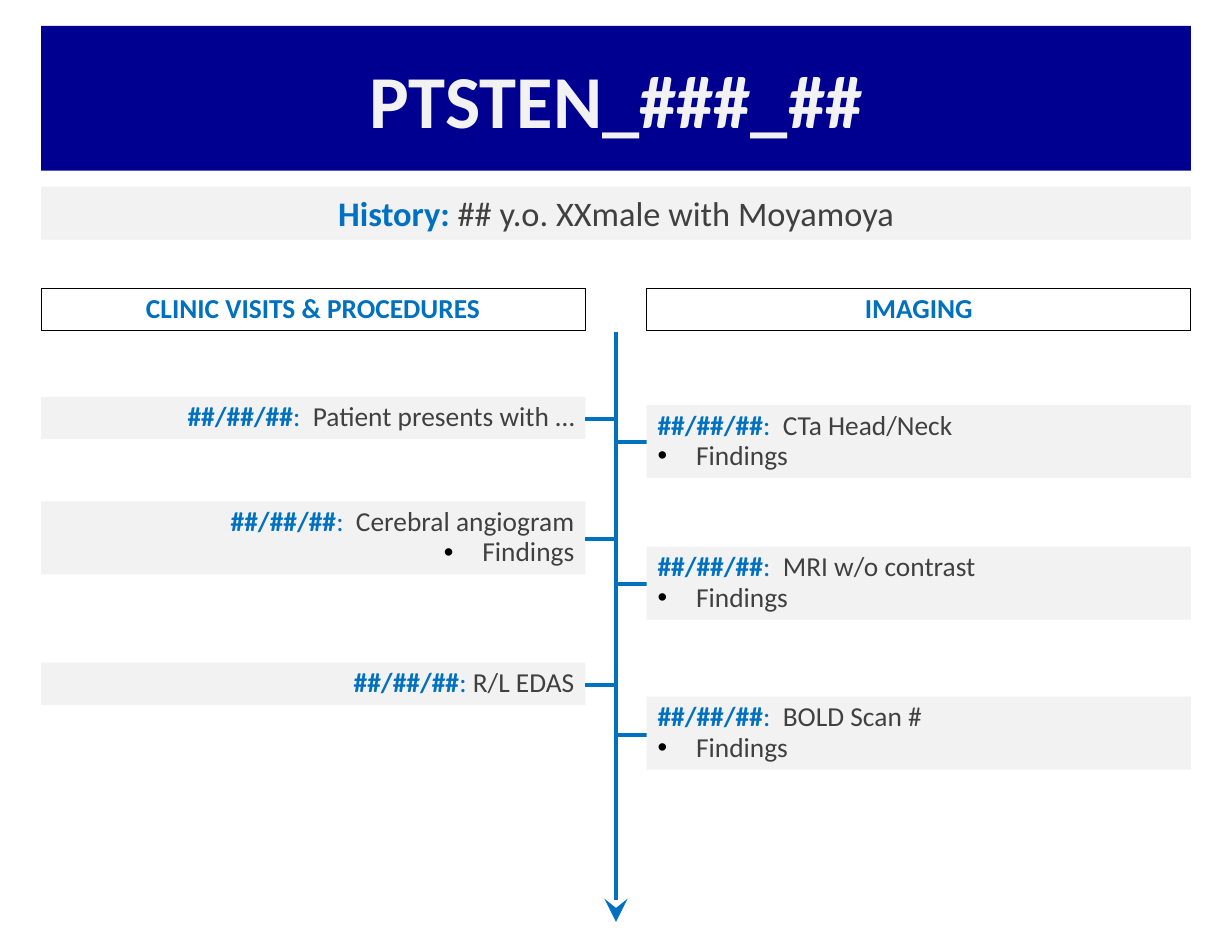
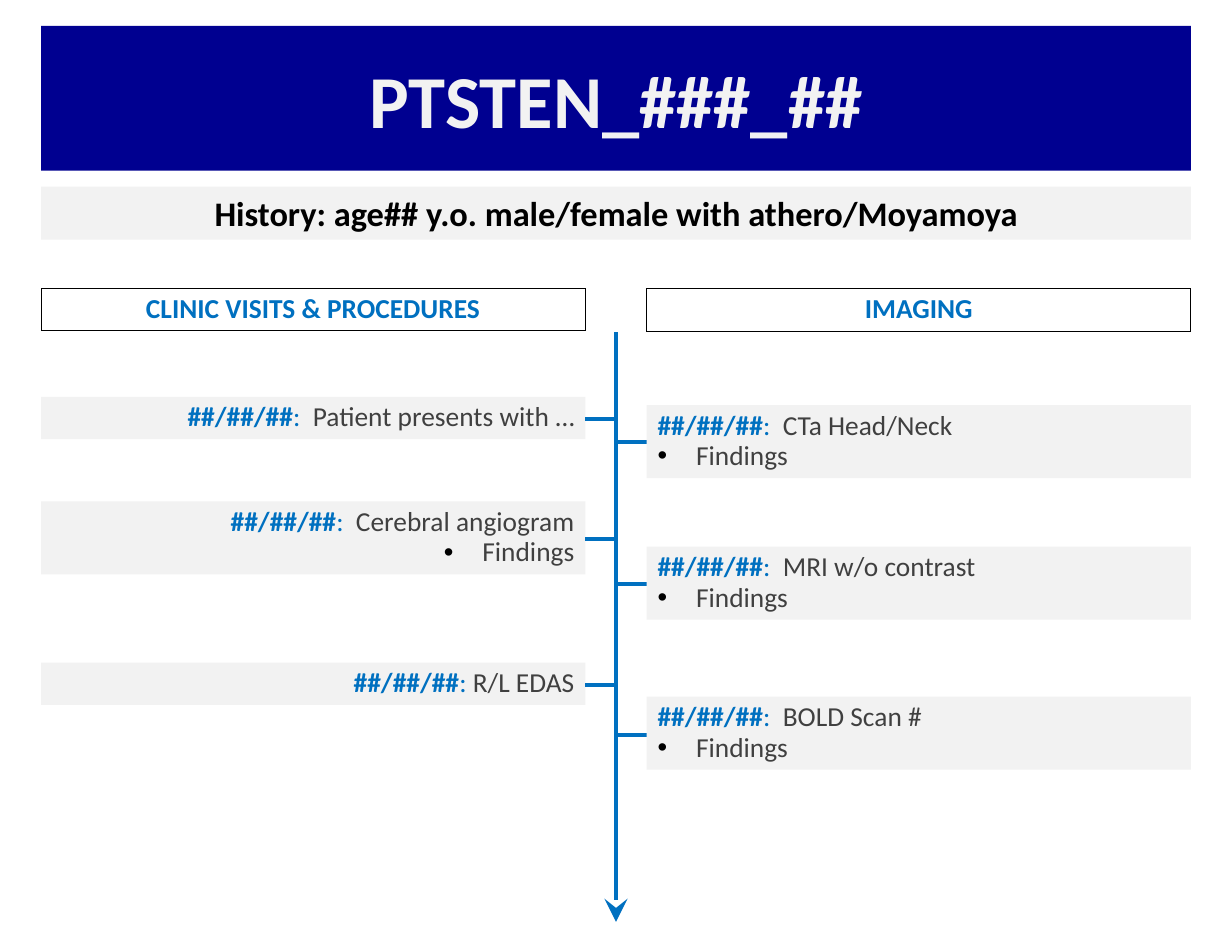
Before and after one commit to rsjones94/scan-reporting, a slide deck: slide 2 of bin/TEMPLATE_BOLD_PLACEHOLDERS.pptx. Drawn at 1232x952 pixels with LibreOffice and Linux fonts; fonts in the diff are those of the drawing. Boxes give left, top, right and bottom in pixels: in the first picture for what was removed or moved away, otherwise in the second. Text is boxed around its words. In the diff, an @@ line names an element or a change of style, - is before the commit and + after.

```diff
--- a/bin/TEMPLATE_BOLD_PLACEHOLDERS.pptx
+++ b/bin/TEMPLATE_BOLD_PLACEHOLDERS.pptx
@@ text in rectangle at bbox=[215, 202, 1017, 232]: text changed; text colour #404040 to #000000; bold on @@
-History: ## y.o. XXmale with Moyamoya
+History: age## y.o. male/female with athero/Moyamoya
```
Also in this commit, not shown: 1 other slide changed, 3 other files.
